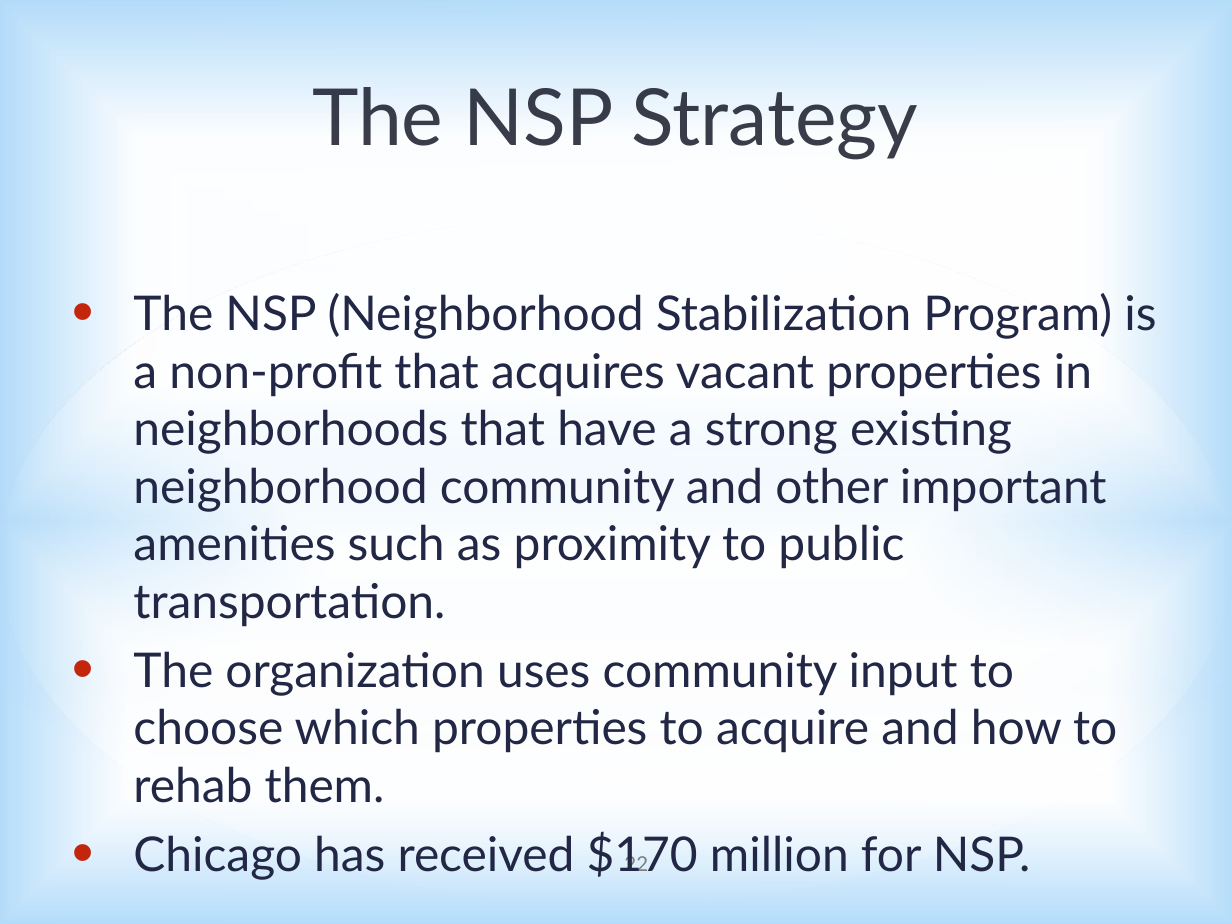
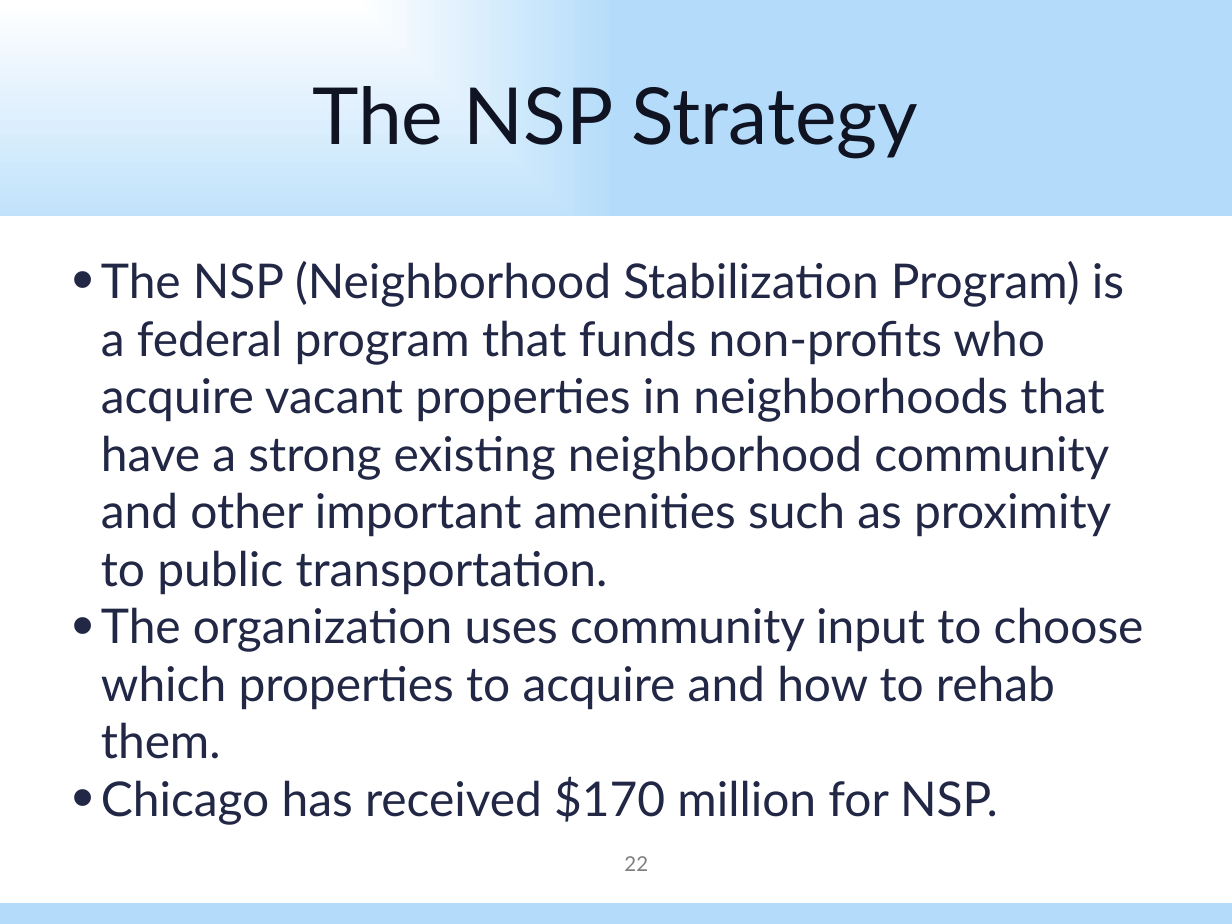
Before and after one commit to dssg/land-bank, a slide deck: slide 22 of Thursday_Presentation.pptx. Drawn at 1232x924 pixels with LibreOffice and Linux fonts; fonts in the diff are those of the drawing. Boxes give left, top, right and bottom in pixels: in the first picture for what was removed or moved away, otherwise in the second. Text is boxed around its words. In the diff, an @@ line names an element or a change of style, - is before the commit and + after.

```diff
--- a/Thursday_Presentation.pptx
+++ b/Thursday_Presentation.pptx
@@ background gradient #A7D9FF to #FFFFFF to #FFFFFF @@
@@ text "The NSP Strategy" at (x1=312, y1=86, x2=918, y2=158): text colour #101322 at 82% opacity to #101322 @@
@@ ellipse removed at (x1=0, y1=216, x2=1232, y2=903) @@
@@ ellipse removed at (x1=0, y1=216, x2=1232, y2=903) @@
@@ rectangle added at (x1=0, y1=216, x2=1232, y2=903), fill #FFFFFF @@
@@ text at (x1=101, y1=261, x2=1124, y2=595): text changed @@
-• The NSP (Neighborhood Stabilization Program) is a non-profit that acquires vacant properties in neighborhoods that have a strong existing neighborhood community and other important amenities such as proximity to public transportation.
+• The NSP (Neighborhood Stabilization Program) is a federal program that funds non-profits who acquire vacant properties in neighborhoods that have a strong existing neighborhood community and other important amenities such as proximity to public transportation.
@@ rectangle added at (x1=0, y1=357, x2=1232, y2=665), fill gradient #FFFFFF to #B4DCFA @@
@@ rectangle added at (x1=0, y1=508, x2=1232, y2=816), fill gradient #FFFFFF to #B4DCFA @@
@@ text at (x1=101, y1=607, x2=1144, y2=825): indent changed; less space between paragraphs @@
```
Also in this commit, not shown: 22 other slides changed, 1 other file.
